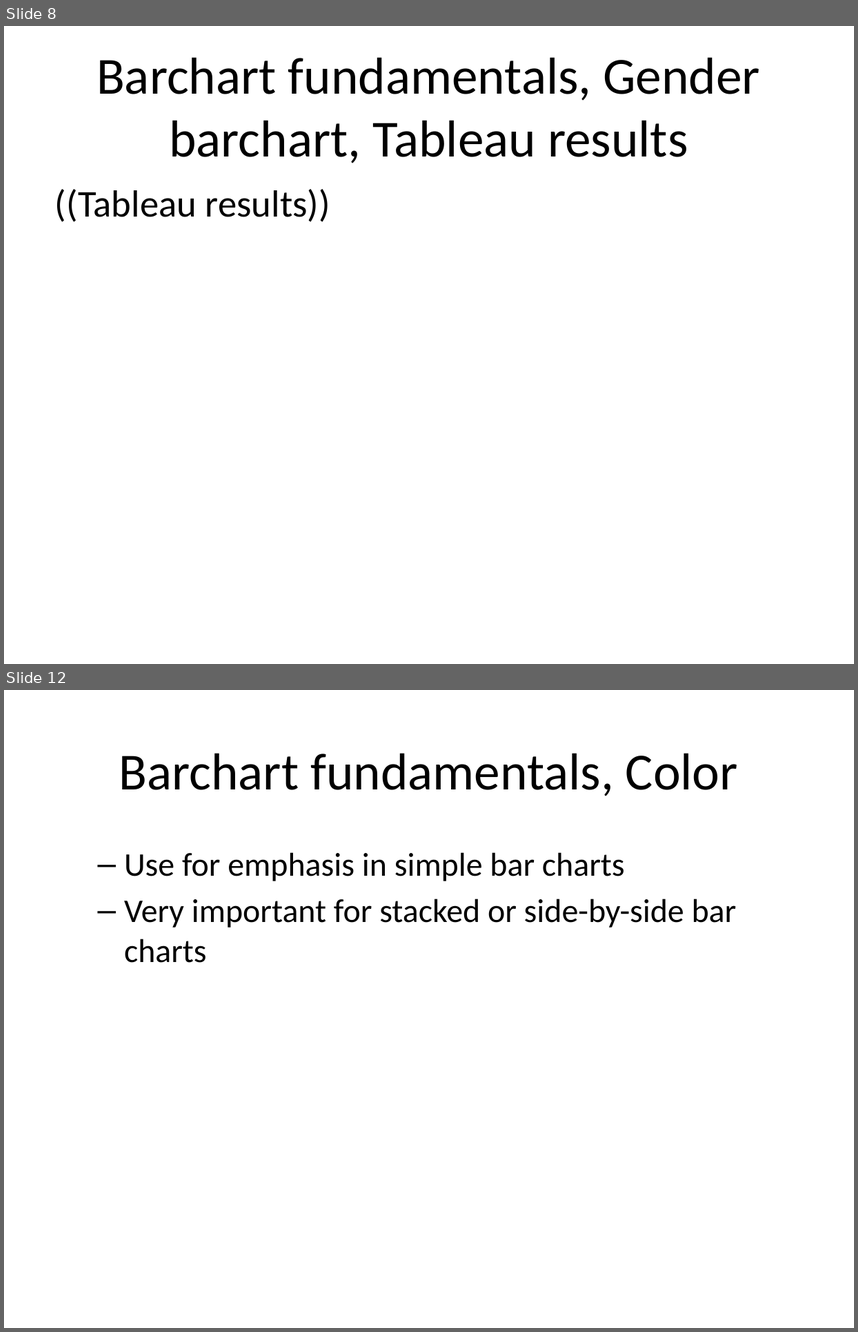
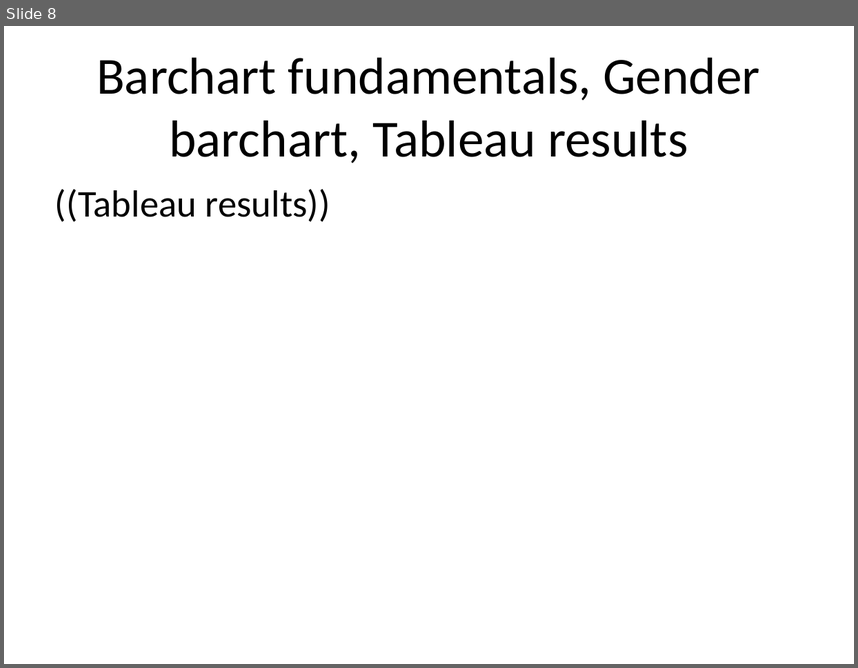
Before and after one commit to pmean/data-visualization, a slide deck: data-viz-02/src/barcharts-fundamentals-draw-gender.pptx. Shown one above the other, each under a label of ours: slides 8 and 12 before the commit, slide 8 after it; the slides between them are not shown. The pictures are 858x1332 and 858x668 pixels, drawn with LibreOffice and Linux fonts; fonts in the diff are those of the drawing. Boxes give left, top, right and bottom in pixels: in the first picture for what was removed or moved away, otherwise in the second. Text is boxed around its words. In the diff, an @@ line names an element or a change of style, - is before the commit and + after.

```diff
--- a/data-viz-02/src/barcharts-fundamentals-draw-gender.pptx
+++ b/data-viz-02/src/barcharts-fundamentals-draw-gender.pptx
@@ slide 12 removed at box(4, 690, 854, 1328), background #FFFFFF @@
@@ title removed at box(119, 753, 738, 796) @@
-Barchart fundamentals, Color
@@ text removed at box(124, 852, 737, 963) @@
-  – Use for emphasis in simple bar charts
-  – Very important for stacked or side-by-side bar charts
```
Also in this commit, not shown: 3 slides changed, 14 other slides removed, 4 other files.
